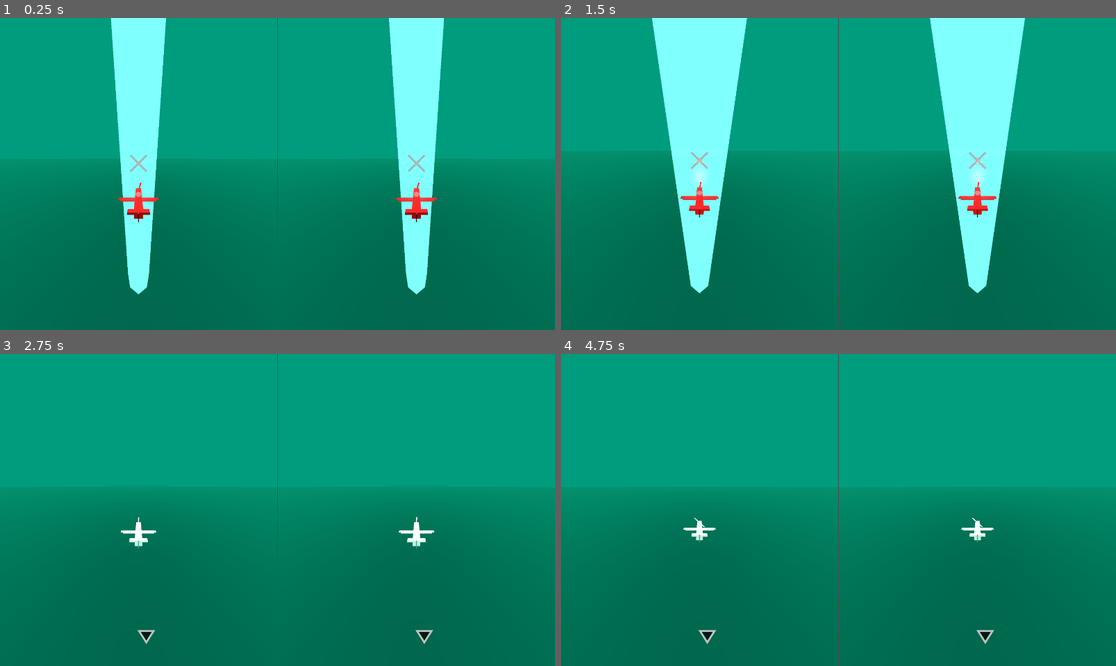
Above: before the commit, frames 1-4 (two rows, left to right).
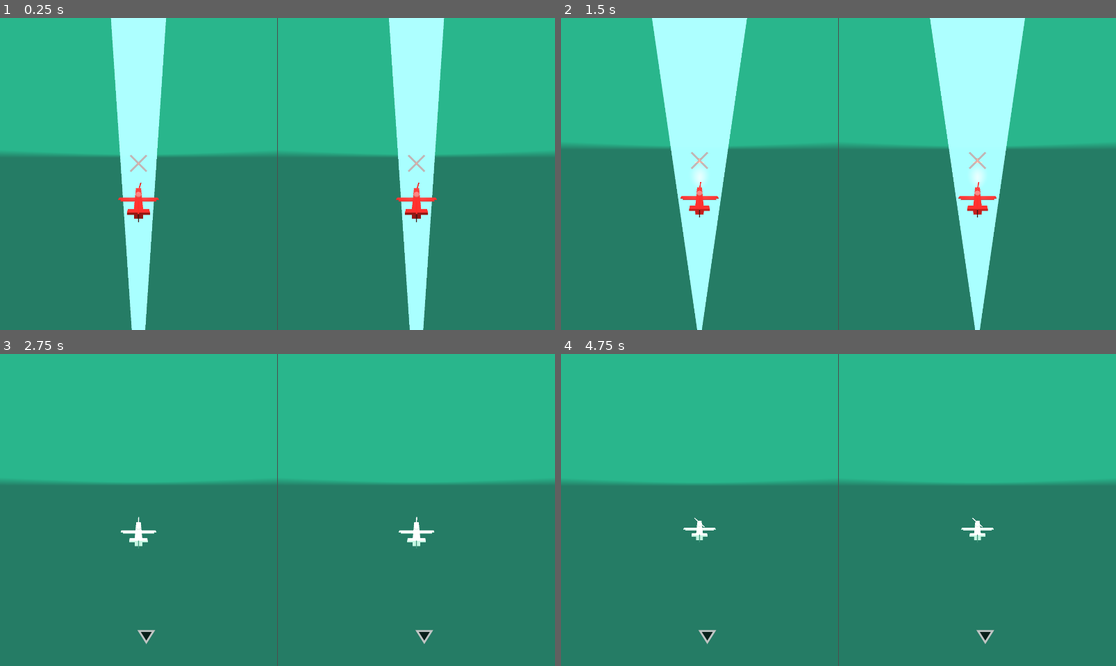
Above: after the commit, the same moments.

Repository: proximadams/Paper-Pilots
Game: Godot game, scene res://scenes/level.tscn
Same seed, same stepped clock (60 frames per second), same inputs: the game is played once before the commit and once after it.
Inputs:
- Up to frame 1 (0.25 s): no input
- Up to frame 2 (1.5 s): no input
- Up to frame 3 (2.75 s): no input
- Up to frame 4 (4.75 s): no input

The runs differ from the first frame. In frame 1, 99% of the frame differs, in the area x 0-100%, y 0-100%; in frame 2, 99%; in frame 3, 99%; in frame 4, 99%.

Commit message:
better skybox

Diff:
--- a/scenes/level.tscn
+++ b/scenes/level.tscn
@@ -1,24 +1,28 @@
-[gd_scene load_steps=9 format=3 uid="uid://cag2pq2wvu8rw"]
+[gd_scene load_steps=11 format=3 uid="uid://cag2pq2wvu8rw"]
 
 [ext_resource type="PackedScene" uid="uid://b58w5vg0q13f8" path="res://scenes/player.tscn" id="1_2q6dc"]
+[ext_resource type="Shader" uid="uid://kcr4ogfia85d" path="res://shaders/sky.gdshader" id="1_2r41h"]
+[ext_resource type="Script" uid="uid://buud1dm52a4b6" path="res://scenes/physical_world_elements_follow.gd" id="1_ppgk2"]
 [ext_resource type="Script" uid="uid://bv32pulmq6j8j" path="res://scripts/player_camera.gd" id="1_w7c3h"]
 [ext_resource type="PackedScene" uid="uid://cen3owr6ivv1w" path="res://scenes/enemy_indicator_arrow.tscn" id="3_w8frs"]
 [ext_resource type="PackedScene" uid="uid://ctruhln5g3qvm" path="res://scenes/target.tscn" id="4_mx8sn"]
 
+[sub_resource type="ShaderMaterial" id="ShaderMaterial_ppgk2"]
+shader = ExtResource("1_2r41h")
+shader_parameter/horizonColor = Color(0.150078, 0.486328, 0.395698, 1)
+shader_parameter/skyColor = Color(0.164749, 0.714844, 0.547237, 1)
+
+[sub_resource type="Sky" id="Sky_ppgk2"]
+sky_material = SubResource("ShaderMaterial_ppgk2")
+
 [sub_resource type="Environment" id="Environment_2q6dc"]
-background_mode = 1
+background_mode = 2
 background_color = Color(0, 0.612687, 0.494344, 1)
+sky = SubResource("Sky_ppgk2")
+ambient_light_source = 3
 fog_mode = 1
 fog_light_energy = 0.0
 fog_density = 1.0
-
-[sub_resource type="CylinderMesh" id="CylinderMesh_2q6dc"]
-top_radius = 10000.0
-bottom_radius = 10000.0
-height = 0.001
-
-[sub_resource type="ORMMaterial3D" id="ORMMaterial3D_2q6dc"]
-albedo_color = Color(0, 0.563549, 0.421103, 1)
 
 [sub_resource type="StandardMaterial3D" id="StandardMaterial3D_w7c3h"]
 blend_mode = 1
@@ -40,13 +44,13 @@
 transform = Transform3D(1, 0, 0, 0, -4.37114e-08, -1, 0, 1, -4.37114e-08, 0, 3.31326, 0)
 light_energy = 0.1
 
-[node name="Floor" type="MeshInstance3D" parent="WorldEnvironment"]
+[node name="Physical" type="Node3D" parent="WorldEnvironment" node_paths=PackedStringArray("playerArr")]
 transform = Transform3D(1, 0, 0, 0, 1, 0, 0, 0, 1, 0, -100, 0)
-mesh = SubResource("CylinderMesh_2q6dc")
-surface_material_override/0 = SubResource("ORMMaterial3D_2q6dc")
+script = ExtResource("1_ppgk2")
+playerArr = [NodePath("../../Player1"), NodePath("../../Player2")]
 
-[node name="CSGCylinder3D" type="CSGCylinder3D" parent="WorldEnvironment"]
-transform = Transform3D(1, 0, 0, 0, 1, 0, 0, 0, 1, 0, 4900, 0)
+[node name="CSGCylinder3D" type="CSGCylinder3D" parent="WorldEnvironment/Physical"]
+transform = Transform3D(1, 0, 0, 0, 1, 0, 0, 0, 1, 0, 5000, 0)
 material_override = SubResource("StandardMaterial3D_w7c3h")
 radius = 10.0
 height = 10000.0
@@ -95,7 +99,7 @@
 transform = Transform3D(1, 0, 0, 0, 0.886204, 0.463296, 0, -0.463296, 0.886204, 0, 5, 37.5)
 current = true
 fov = 135.0
-far = 10000.0
+far = 20000.0
 script = ExtResource("1_w7c3h")
 followTarget = NodePath("../../../../Player1/CameraFollow")
 lookAtTarget = NodePath("../../../../Player1/CameraLookAt")
@@ -122,7 +126,7 @@
 transform = Transform3D(-1, 4.05026e-08, -7.74744e-08, 0, 0.886204, 0.463296, 8.74228e-08, 0.463296, -0.886204, 0, 5, -37.5)
 current = true
 fov = 135.0
-far = 10000.0
+far = 20000.0
 script = ExtResource("1_w7c3h")
 followTarget = NodePath("../../../../Player2/CameraFollow")
 lookAtTarget = NodePath("../../../../Player2/CameraLookAt")
--- /dev/null
+++ b/scenes/physical_world_elements_follow.gd
@@ -0,0 +1,10 @@
+extends Node3D
+
+@export var playerArr: Array[CharacterBody3D]
+
+func _process(_delta: float) -> void:
+	var bottomY = 0.0
+	for currPlayer in playerArr:
+		if currPlayer.global_position.y < bottomY:
+			bottomY = currPlayer.global_position.y
+	global_position.y = bottomY - 1000.0
--- /dev/null
+++ b/shaders/sky.gdshader
@@ -0,0 +1,10 @@
+shader_type sky;
+
+uniform vec3 horizonColor: source_color;
+uniform vec3 skyColor: source_color;
+
+void sky() {
+	float col = clamp(EYEDIR.y / 0.05, 0.0, 1.0);
+	vec3 finalColor = mix(horizonColor, skyColor, vec3(col));
+	COLOR = finalColor;
+}
Not shown, added: scenes/physical_world_elements_follow.gd.uid
Not shown, added: shaders/sky.gdshader.uid
